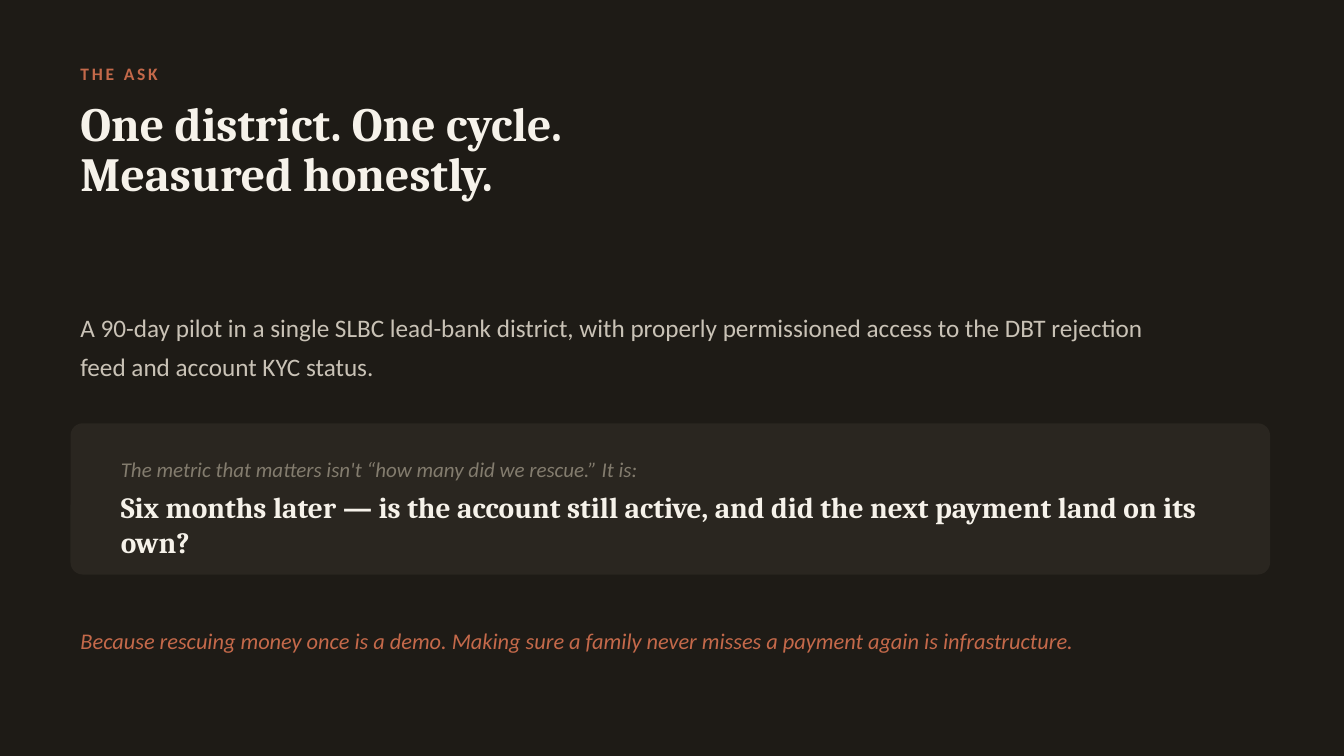
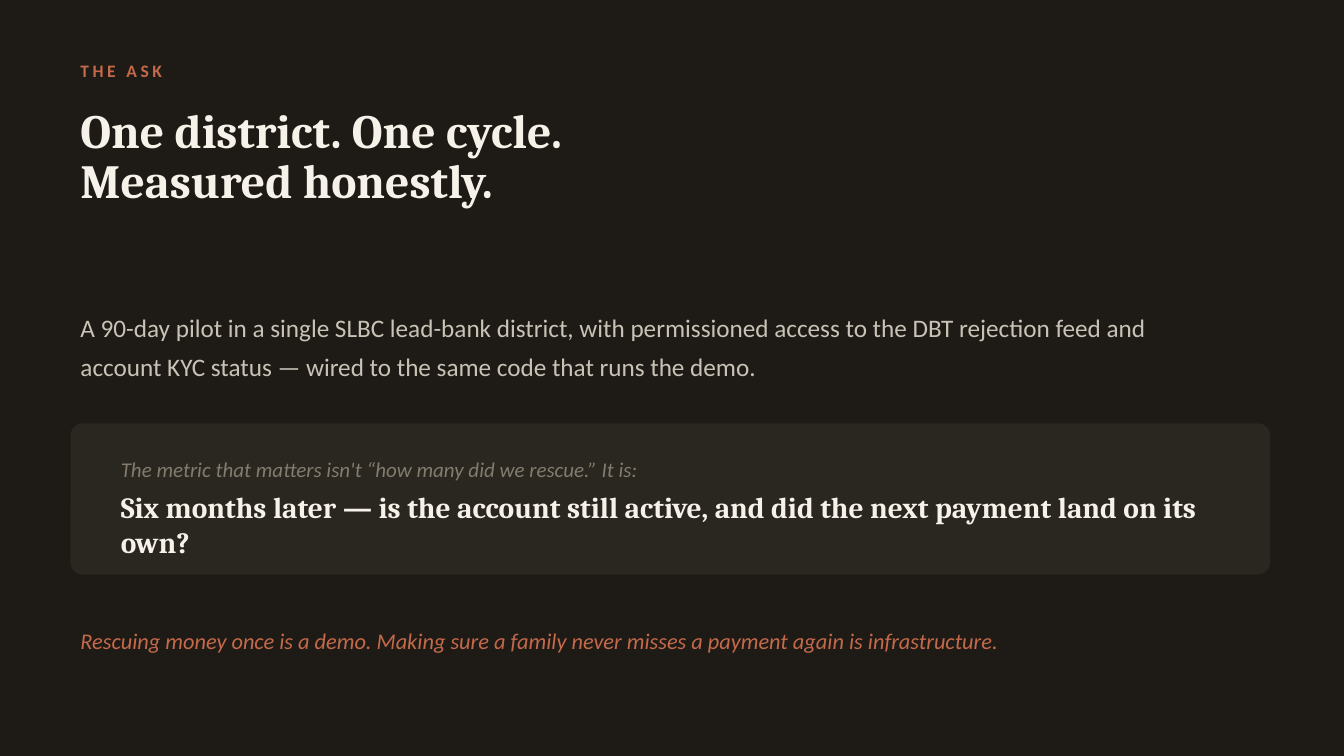
Before and after one commit to mahakchoradia19-droid/nischay-sbi, a slide deck: slide 11 of docs/Nischay_SBI_Hackathon.pptx. Drawn at 1344x756 pixels with LibreOffice and Linux fonts; fonts in the diff are those of the drawing. Boxes give left, top, right and bottom in pixels: in the first picture for what was removed or moved away, otherwise in the second. Text is boxed around its words. In the diff, an @@ line names an element or a change of style, - is before the commit and + after.

```diff
--- a/docs/Nischay_SBI_Hackathon.pptx
+++ b/docs/Nischay_SBI_Hackathon.pptx
@@ text "THE ASK" at [80, 65, 161, 77]: letter spacing 2 to 2.5 pt @@
@@ text "One district. One cycle." at [80, 115, 562, 208]: line spacing 35.7pt to 35.4pt @@
@@ text at [80, 319, 1146, 376]: text changed @@
-A 90-day pilot in a single SLBC lead-bank district, with properly permissioned access to the DBT rejection feed and account KYC status.
+A 90-day pilot in a single SLBC lead-bank district, with permissioned access to the DBT rejection feed and account KYC status — wired to the same code that runs the demo.
@@ text at [80, 633, 998, 653]: text changed @@
-Because rescuing money once is a demo. Making sure a family never misses a payment again is infrastructure.
+Rescuing money once is a demo. Making sure a family never misses a payment again is infrastructure.
```
Also in this commit, not shown: 5 other slides changed, 6 slides added, 6 slides removed, 8 other files.
